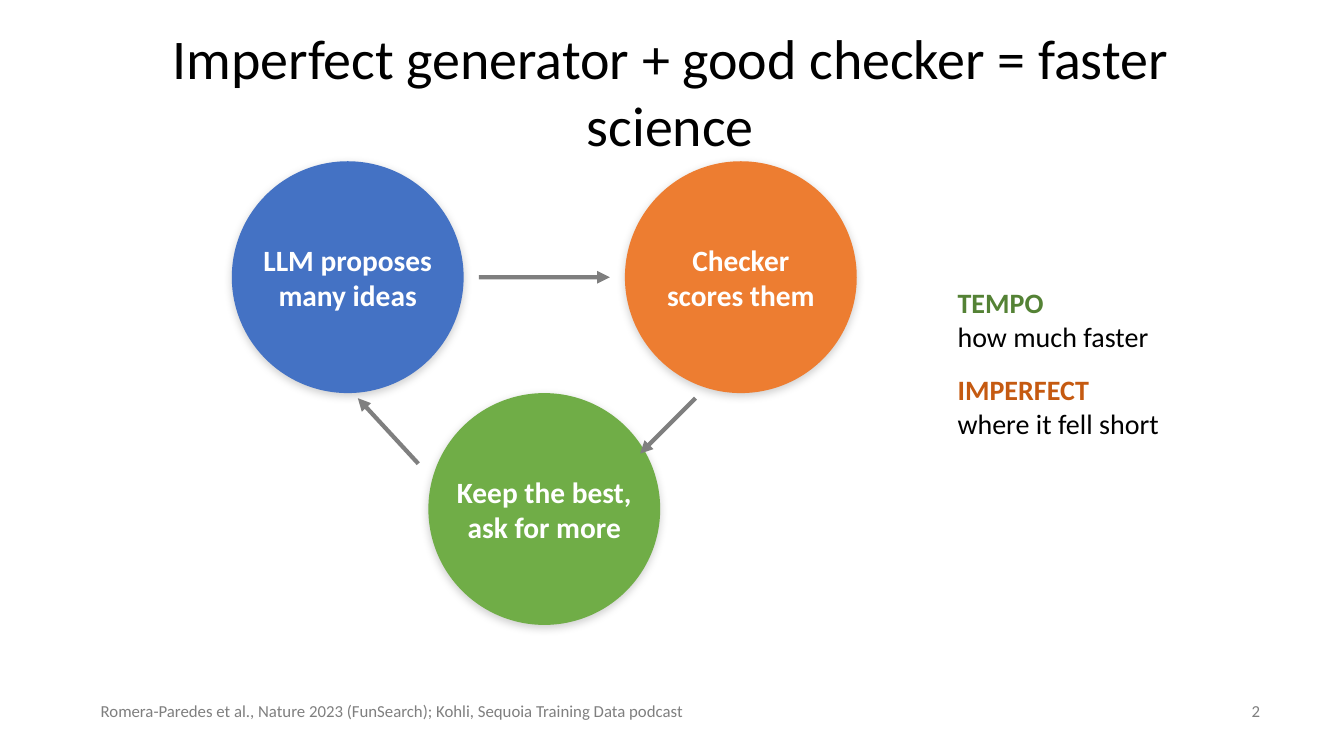
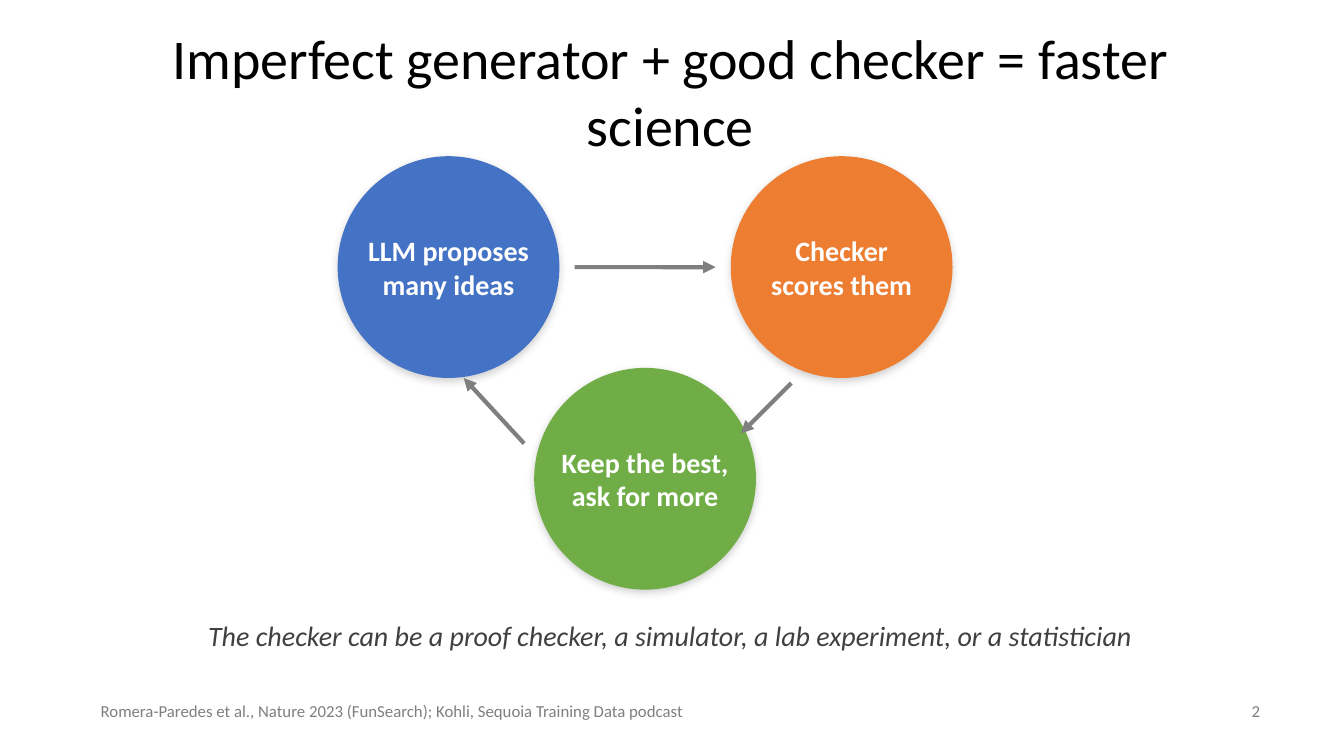
Before and after one commit to gexijin/slides, a slide deck: slide 2 of LLM discoveries.pptx. Drawn at 1344x756 pixels with LibreOffice and Linux fonts; fonts in the diff are those of the drawing. Boxes give left, top, right and bottom in pixels: in the first picture for what was removed or moved away, otherwise in the second. Text is boxed around its words. In the diff, an @@ line names an element or a change of style, - is before the commit and + after.

```diff
--- a/LLM discoveries.pptx
+++ b/LLM discoveries.pptx
@@ text "LLM proposes": place and size @@
-text "LLM proposes" at bbox=[263, 252, 432, 311]
+text "LLM proposes" at bbox=[368, 243, 529, 300]
@@ ellipse: place and size @@
-ellipse at bbox=[232, 161, 464, 393]
+ellipse at bbox=[338, 156, 560, 378]
@@ text "Checker": place and size @@
-text "Checker" at bbox=[667, 250, 815, 307]
+text "Checker" at bbox=[771, 241, 912, 295]
@@ ellipse: place and size @@
-ellipse at bbox=[625, 161, 857, 393]
+ellipse at bbox=[731, 156, 953, 378]
@@ arrow moved from (479, 277) - (610, 277) to (575, 267) - (716, 267) @@
@@ text removed at bbox=[958, 294, 1159, 435] @@
-TEMPO
-how much faster
-IMPERFECT
-where it fell short
@@ arrow moved from (418, 464) - (358, 398) to (524, 444) - (464, 378) @@
@@ size 21 to 20 pt in 3 elements at bbox=[368, 243, 529, 300], bbox=[771, 241, 912, 295], bbox=[562, 453, 728, 506] @@
@@ text "Keep the best,": place and size @@
-text "Keep the best," at bbox=[457, 482, 632, 538]
+text "Keep the best," at bbox=[562, 453, 728, 506]
@@ ellipse: place and size @@
-ellipse at bbox=[429, 393, 660, 625]
+ellipse at bbox=[534, 368, 756, 590]
@@ arrow moved from (696, 398) - (640, 454) to (791, 383) - (741, 434) @@
@@ text added at bbox=[208, 626, 1132, 651], 20 pt, text #404040, italic @@
+The checker can be a proof checker, a simulator, a lab experiment, or a statistician
```
Also in this commit, not shown: 8 other slides changed, 5 slides added, 4 slides removed.
